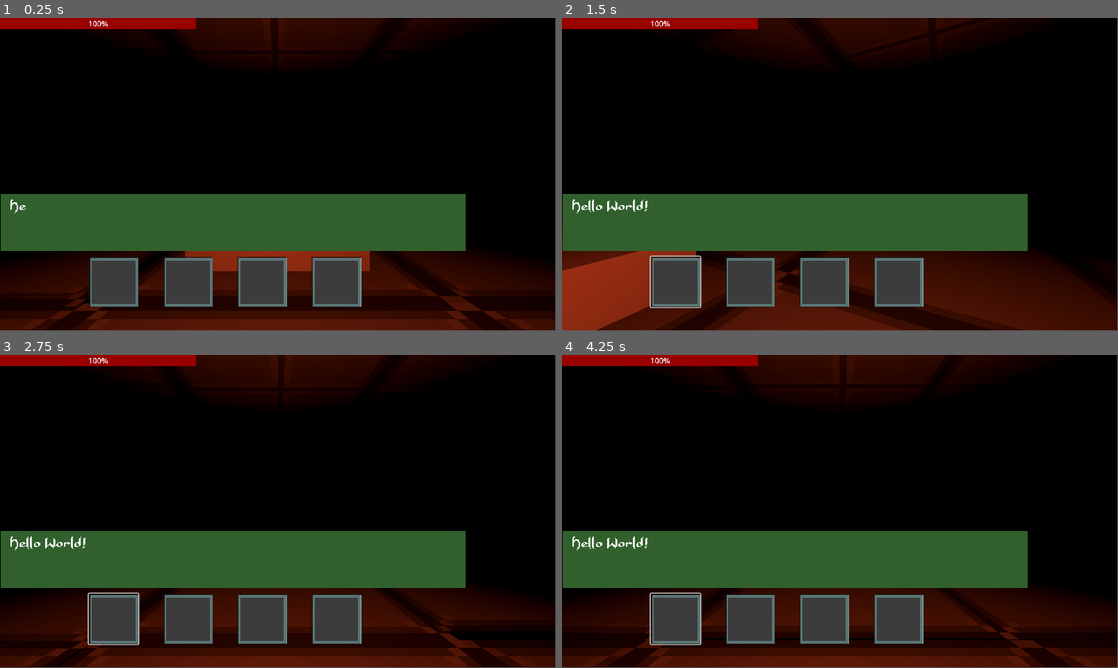
Above: before the commit, frames 1-4 (two rows, left to right).
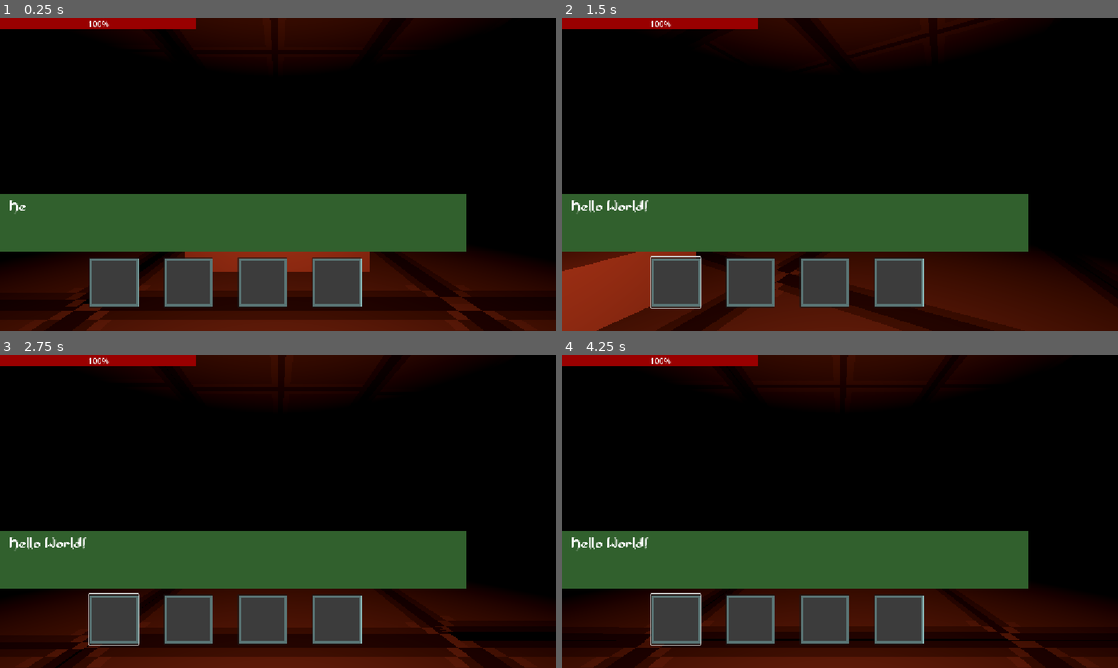
Above: after the commit, the same moments.

Repository: OrePopoola/Psybershock
Game: Godot game, scene res://Scenes/test_grotto.tscn
The game is run twice, just before and just after one commit, with the same random seed, the same clock (stepped at 60 frames per second) and the same inputs. This scene is started directly instead of the project's main scene.
Inputs (mouse positions are in pixels of both pictures, inside the frame that each line leads up to):
- Up to frame 1 (0.25 s): no input
- Up to frame 2 (1.5 s): click (673, 280) at 0.52 s; tap Enter (ui_accept) at 1.25 s; move the mouse to (962, 158) at 1.27 s; press the mouse at (962, 158) at 1.28 s; hold D (Move Right) from 1.28 s (still down)
- Up to frame 3 (2.75 s): tap Enter (ui_accept) at 1.52 s; release D (Move Right) at 2 s; release the mouse at (400, 495) at 2 s; drag from (166, 527) to (250, 574) at 2.02 s
- Up to frame 4 (4.25 s): tap Enter (ui_accept) at 2.75 s; move the mouse to (895, 442) at 2.77 s; hold D (Move Right) 2.78-3.5 s; hold R (Talk) 2.78-3.5 s; drag from (812, 574) to (673, 464) at 3.52 s
In our replay, the window is 799x449 before the commit and 800x450 after it. These sizes can differ from the game's own. Grey fills any space a smaller window leaves; there, only what the larger window draws over its background counts as a difference.

The runs differ from the first frame. In frame 1, 1.1% of the frame differs, in the area x 0-100%, y 0-100%; in frame 2, 1.2%; in frame 3, 1.3%; in frame 4, 1.4%.

Commit message:
added Web export

Diff:
--- a/3D/enemy_3d.gd
+++ b/3D/enemy_3d.gd
@@ -96,7 +96,7 @@
 			if current_time - last_direction_change_time >= direction_change_cooldown or tween == null:
 				direction = possible[0]
 				last_direction_change_time = current_time
-				print("Chosen direction: ", direction)
+				#print("Chosen direction: ", direction)
 
 	if direction != Vector3.ZERO:
 		# Movement rotation is overridden by continuous realignment above
--- a/Global/inventory_slot.gd
+++ b/Global/inventory_slot.gd
@@ -187,7 +187,7 @@
 		"type": "speech",
 		"effect": data,
 		"quantity": 1,
-		"texture": preload("res://ui/speech_bubble.png")
+		#"texture": load("res://UI/speech_bubble.png")
 	}
 	Global.inventory_updated.emit()
 
--- a/Scenes/Furniture/inventory_hotbar.gd
+++ b/Scenes/Furniture/inventory_hotbar.gd
@@ -105,6 +105,6 @@
 		"type": "speech",
 		"effect": data,
 		"quantity": 1,
-		"icon": preload("res://ui/speech_bubble.png")
+		#"icon": preload("res://UI/speech_bubble.png")
 	}
 	Global.inventory_updated.emit()
--- a/project.godot
+++ b/project.godot
@@ -11,7 +11,7 @@
 [application]
 
 config/name="Psybershock"
-run/main_scene="res://Scenes/main_room.tscn"
+run/main_scene="uid://d1wmu8v80h3xp"
 config/features=PackedStringArray("4.5", "GL Compatibility")
 config/icon="res://icon.svg"
 
@@ -19,6 +19,10 @@
 
 Global="*res://Global/global.gd"
 DamageManager="*res://UI/DamageManager.gd"
+
+[display]
+
+window/stretch/mode="canvas_items"
 
 [editor_plugins]
 
@@ -120,5 +124,4 @@
 [rendering]
 
 textures/canvas_textures/default_texture_filter=0
-renderer/rendering_method="gl_compatibility"
 renderer/rendering_method.mobile="gl_compatibility"
Not shown, added: Executable/log.txt
Not shown, changed: export_presets.cfg
Binary file added: index.apple-touch-icon.png
Not shown, added: index.apple-touch-icon.png.import
Binary file added: index.icon.png
Not shown, added: index.icon.png.import
Binary file added: index.png
Not shown, added: index.png.import
Not shown, changed: .gitignore
Not shown, changed: Executable/Psybershock.console.exe
Not shown, changed: Executable/Psybershock.exe
Not shown, changed: Executable/Psybershock.pck
(and 12 more such lines)
